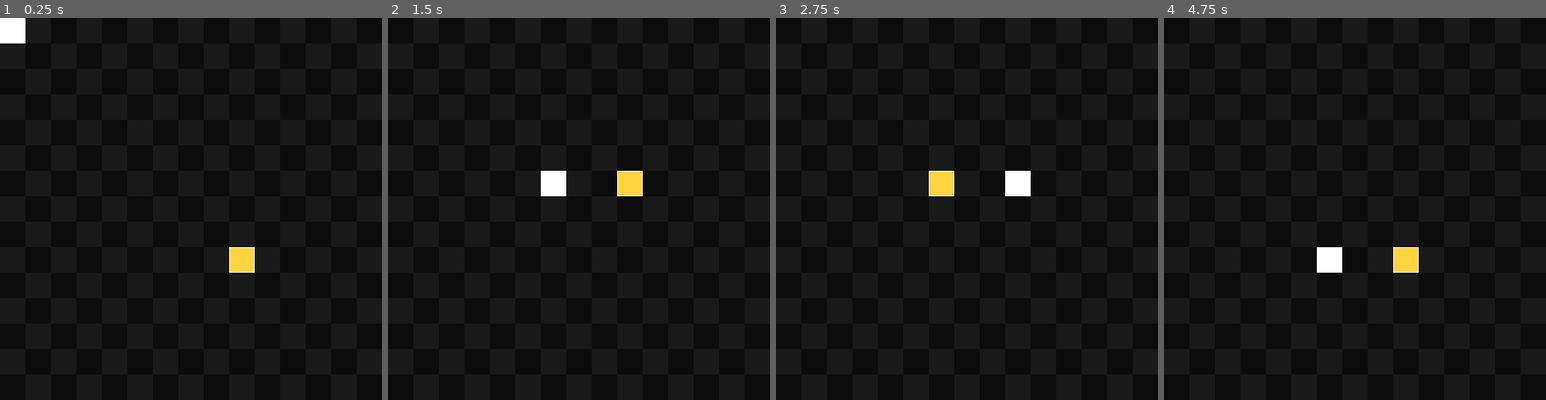
Above: before the commit, frames 1-4 (left to right).
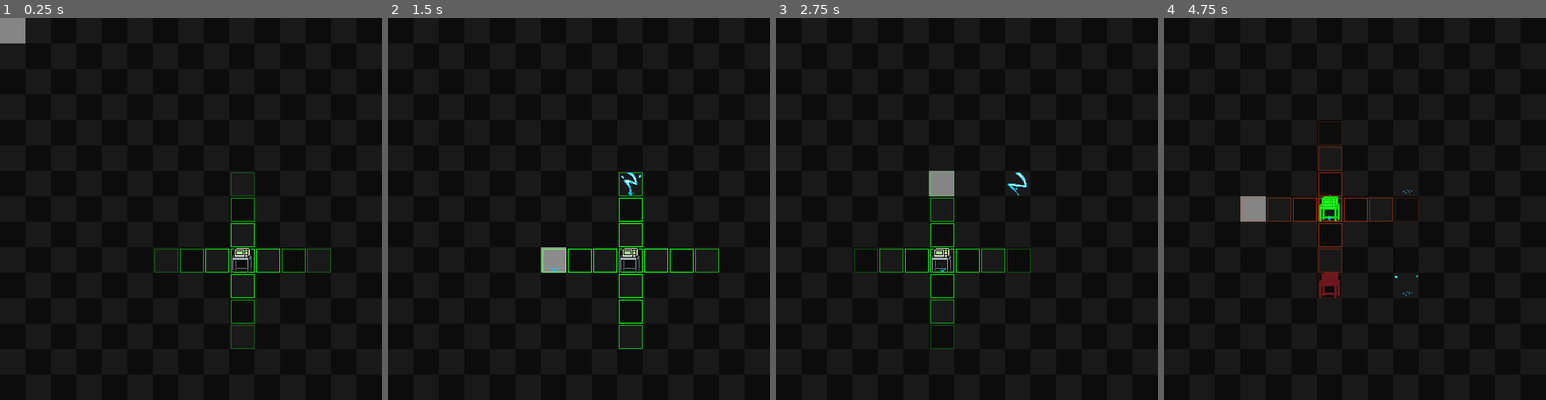
Above: after the commit, the same moments.

Repository: Jyngi/270_P3
Game: Godot game, scene res://Scene/gameplay.tscn
Two runs of this game, one before a commit and one after it. Both use one fixed random seed, a clock stepped at 60 frames per second and the inputs below.
Inputs (mouse positions are in pixels of both pictures, inside the frame that each line leads up to):
- Up to frame 1 (0.25 s): no input
- Up to frame 2 (1.5 s): tap Enter at 0.5 s; move the mouse to (663, 189) at 0.52 s; tap Space (ui_select) at 0.6, 0.77, 1.07, 1.25, 1.35 s; move the mouse to (502, 228) at 1.27 s
- Up to frame 3 (2.75 s): tap Space (ui_select) at 1.52, 1.82, 2.1 s; move the mouse to (1005, 124) at 2.02 s
- Up to frame 4 (4.75 s): move the mouse to (1335, 285) at 2.77 s; tap Space (ui_select) at 2.85, 3.02, 3.32, 3.6, 3.77, 4.07, 4.35, 4.52 s; move the mouse to (1469, 266) at 3.52 s; move the mouse to (1240, 151) at 4.27 s

The runs differ from the first frame. In frame 1, 1.6% of the frame differs, in the area x 0-87%, y 0-87%; in frame 2, 2.2%; in frame 3, 1.8%; in frame 4, 2.4%, in the area x 20-67%, y 27-74%.

Commit message:
Added Player assets, highlight, and range of movement assets. Updated Movement to fullest of capabilities.

Diff:
--- /dev/null
+++ b/Scene/movement_range.tscn
@@ -0,0 +1,9 @@
+[gd_scene load_steps=2 format=2]
+
+[ext_resource path="res://Assets/player movement indicator.png" type="Texture" id=1]
+
+[node name="movement_range" type="Sprite"]
+position = Vector2( -0.00693893, -0.0116878 )
+texture = ExtResource( 1 )
+centered = false
+offset = Vector2( -93.9931, -94.1363 )
--- a/Scene/player.tscn
+++ b/Scene/player.tscn
@@ -1,6 +1,6 @@
 [gd_scene load_steps=3 format=2]
 
-[ext_resource path="res://Assets/32xSquareY.png" type="Texture" id=1]
+[ext_resource path="res://Assets/player left.png" type="Texture" id=1]
 [ext_resource path="res://Scripts/player.gd" type="Script" id=2]
 
 [node name="player" type="Sprite"]
--- /dev/null
+++ b/Scene/playerFade.tscn
@@ -0,0 +1,7 @@
+[gd_scene load_steps=2 format=2]
+
+[ext_resource path="res://Assets/player left white.png" type="Texture" id=1]
+
+[node name="playerFade" type="Sprite"]
+texture = ExtResource( 1 )
+centered = false
--- /dev/null
+++ b/Scene/teleport.tscn
@@ -0,0 +1,87 @@
+[gd_scene load_steps=17 format=2]
+
+[ext_resource path="res://Assets/spritesheet.png" type="Texture" id=1]
+
+[sub_resource type="AtlasTexture" id=1]
+flags = 4
+atlas = ExtResource( 1 )
+region = Rect2( 0, 0, 34, 34 )
+
+[sub_resource type="AtlasTexture" id=2]
+flags = 4
+atlas = ExtResource( 1 )
+region = Rect2( 34, 0, 34, 34 )
+
+[sub_resource type="AtlasTexture" id=3]
+flags = 4
+atlas = ExtResource( 1 )
+region = Rect2( 68, 0, 34, 34 )
+
+[sub_resource type="AtlasTexture" id=4]
+flags = 4
+atlas = ExtResource( 1 )
+region = Rect2( 102, 0, 34, 34 )
+
+[sub_resource type="AtlasTexture" id=5]
+flags = 4
+atlas = ExtResource( 1 )
+region = Rect2( 136, 0, 34, 34 )
+
+[sub_resource type="AtlasTexture" id=6]
+flags = 4
+atlas = ExtResource( 1 )
+region = Rect2( 170, 0, 34, 34 )
+
+[sub_resource type="AtlasTexture" id=7]
+flags = 4
+atlas = ExtResource( 1 )
+region = Rect2( 204, 0, 34, 34 )
+
+[sub_resource type="AtlasTexture" id=8]
+flags = 4
+atlas = ExtResource( 1 )
+region = Rect2( 238, 0, 34, 34 )
+
+[sub_resource type="AtlasTexture" id=9]
+flags = 4
+atlas = ExtResource( 1 )
+region = Rect2( 272, 0, 34, 34 )
+
+[sub_resource type="AtlasTexture" id=10]
+flags = 4
+atlas = ExtResource( 1 )
+region = Rect2( 306, 0, 34, 34 )
+
+[sub_resource type="AtlasTexture" id=11]
+flags = 4
+atlas = ExtResource( 1 )
+region = Rect2( 340, 0, 34, 34 )
+
+[sub_resource type="AtlasTexture" id=12]
+flags = 4
+atlas = ExtResource( 1 )
+region = Rect2( 374, 0, 34, 34 )
+
+[sub_resource type="AtlasTexture" id=13]
+flags = 4
+atlas = ExtResource( 1 )
+region = Rect2( 408, 0, 34, 34 )
+
+[sub_resource type="AtlasTexture" id=14]
+flags = 4
+atlas = ExtResource( 1 )
+region = Rect2( 442, 0, 34, 34 )
+
+[sub_resource type="SpriteFrames" id=15]
+animations = [ {
+"frames": [ SubResource( 1 ), SubResource( 2 ), SubResource( 3 ), SubResource( 4 ), SubResource( 5 ), SubResource( 6 ), SubResource( 7 ), SubResource( 8 ), SubResource( 9 ), SubResource( 10 ), SubResource( 11 ), SubResource( 12 ), SubResource( 13 ), SubResource( 14 ) ],
+"loop": true,
+"name": "default",
+"speed": 12.0
+} ]
+
+[node name="teleport" type="AnimatedSprite"]
+z_index = 100
+frames = SubResource( 15 )
+frame = 1
+centered = false
--- a/Scripts/TILEHIGHLIGHT.gd
+++ b/Scripts/TILEHIGHLIGHT.gd
@@ -4,6 +4,9 @@
 var coordinateExtremes = [Vector2.ZERO,Vector2.ZERO,Vector2.ZERO,Vector2.ZERO]
 var coordinatePlayer = [Vector2.ZERO,Vector2.ZERO,Vector2.ZERO,Vector2.ZERO]
 var dist = 0
+var direction = null
+
+
 func _process(delta):
 #	UpdateExtremes()
 	FindQuadrant()
@@ -22,12 +25,14 @@
 		dist = sqrt(pow((mousePos.x-playerXY.x),2) + pow((mousePos.y - playerXY.y),2))
 		if tempSlope < 1 and tempSlope > -1:
 			if mousePos.x < playerXY.x:
+				direction = "left"
 				if dist < 16 + 32*3:
 					position.x = floor(mousePos.x/32) * 32
 				else:
 					position.x = playerXY.x - 16 - 32 * 3
 				position.y = playerXY.y-16
 			else:
+				direction = "right"
 				if dist < 16 + 32*3:
 					position.x = floor(mousePos.x/32) * 32
 				else:
@@ -35,6 +40,7 @@
 				position.y = playerXY.y - 16
 		else:
 			if mousePos.y < playerXY.y:
+				direction = "up"
 				if dist < 16 + 32 * 3:
 					position.y = floor(mousePos.y/32) * 32
 				else:
@@ -42,8 +48,11 @@
 				position.x = playerXY.x-16
 
 			else:
+				direction = "down"
 				if dist < 16 + 32 * 3:
 					position.y = floor(mousePos.y/32) * 32
 				else:
 					position.y = playerXY.y + 16 + 32 *2
 				position.x = playerXY.x - 16
+func ReturnDirection():
+	return direction
--- a/Scripts/gameplay.gd
+++ b/Scripts/gameplay.gd
@@ -1,8 +1,11 @@
 extends Node2D
 
 const TILENODE = preload("res://Scene/TILE.tscn")
-const PLAYERNODE = preload("res://Scene/player.tscn")
+var PLAYERNODE_LEFT = preload("res://Scene/player.tscn")
+const PLAYERFADE = preload("res://Scene/playerFade.tscn")
+const MOVEMENTRANGE = preload("res://Scene/movement_range.tscn")
 const TILEHIGHLIGHT = preload("res://Scene/TILEHIGHLIGHT.tscn")
+const VFX_TELEPORT = preload("res://Scene/teleport.tscn")
 # WIDTH AND HEIGHT != SCREEN WIDTH/HEIGHT
 const WIDTH = 480
 const HEIGHT = 480
@@ -10,8 +13,16 @@
 
 var playerOBJ = null
 var highlightOBJ = null
+var rangeOBJ = null
+var teleportOBJ = null
+var fadeArray = []
+var VFXTimer = 0.00
+var VFXArr = []
+var VFXIndex = -1
+var movement = false
 
 var movementTimer = 1.00
+var effectTimer = 0.00
 
 func _ready():
 	GRIDSIZE = Vector2(WIDTH/32,HEIGHT/32)
@@ -28,19 +39,62 @@
 			add_child(temp)
 	highlightOBJ = TILEHIGHLIGHT.instance()
 	highlightOBJ.position = Vector2(0,0)
+	highlightOBJ.modulate = Color(1,1,1,.5)
 	add_child(highlightOBJ)
-	playerOBJ = PLAYERNODE.instance()
+	rangeOBJ = MOVEMENTRANGE.instance()
+	rangeOBJ.position = Vector2(9,9) *32
+	add_child(rangeOBJ)
+	playerOBJ = PLAYERNODE_LEFT.instance()
 	playerOBJ.position = Vector2(9,9)*32
 	add_child(playerOBJ)
+	for i in range(2):
+		fadeArray.append(PLAYERFADE.instance())
+	for i in range(len(fadeArray)):
+		fadeArray[i].position = Vector2(9,9)*32
+		fadeArray[i].modulate = Color(1,1,1,0)
+		add_child(fadeArray[i])
 
 func _process(delta):
 	highlightOBJ.setXY(playerOBJ.position)
 	updateTimer(delta)
+	if VFXArr:
+		VFXTimer += delta
+	if VFXTimer >= 1.116:
+		VFXTimer = 0
+		VFXIndex -= 1
+		remove_child(VFXArr[0])
+		VFXArr.pop_front()
+
+	if movement == true and effectTimer >= .9166:
+		movementTimer = 0
+		playerOBJ.Teleport(VFXArr[VFXIndex].position)
+		rangeOBJ.position = playerOBJ.position
+		fadeArray[0].position = playerOBJ.position
+		movement = false
+		effectTimer = 0.00
 
 func _input(event):
-	if Input.is_action_just_pressed("ui_select") == true and movementTimer > 1.00:
-		movementTimer = 0
-		playerOBJ.Teleport(highlightOBJ.position)
+	if Input.is_action_just_pressed("ui_select") == true and movementTimer > .5:
+		SpawnVFX()
+		movement = true
 
 func updateTimer(delta):
+	if movement == true:
+		effectTimer += delta
 	movementTimer += delta
+	if movementTimer >= 1.00:
+		rangeOBJ.modulate = Color(0,movementTimer,0)
+		fadeArray[1].position = playerOBJ.position
+		for i in range(len(fadeArray)):
+			fadeArray[i].modulate = Color(1,1,1,0)
+	else:
+		rangeOBJ.modulate = Color(1.00 - movementTimer,movementTimer,0)
+		fadeArray[0].modulate = Color(0,252.00/255,0,1-movementTimer)
+		fadeArray[1].modulate = Color(180.00/255,32.00/255,42.00/255,1-movementTimer*2)
+func SpawnVFX():
+	VFXArr.append(VFX_TELEPORT.instance())
+	VFXIndex += 1
+	VFXArr[VFXIndex].position = highlightOBJ.position
+	VFXArr[VFXIndex].modulate = Color(1,1,1,1)
+	add_child(VFXArr[VFXIndex])
+	VFXArr[VFXIndex].play()
--- a/Scripts/player.gd
+++ b/Scripts/player.gd
@@ -1,4 +1,8 @@
 extends Sprite
+var left = texture
+var rightTexture = null
+var color = 1.0
+
 
 func _process(delta):
 	pass
Binary file added: Assets/player left white.png
Not shown, added: Assets/player left white.png.import
Binary file added: Assets/player left.png
Not shown, added: Assets/player left.png.import
Binary file added: Assets/player movement indicator.png
Not shown, added: Assets/player movement indicator.png.import
Binary file added: Assets/spritesheet.png
Not shown, added: Assets/spritesheet.png.import
